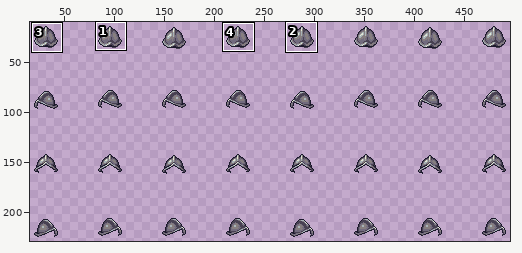
Sprite sheet, stored at Characters/Head Accessories/Helm 06 - Morion/Walk.png. The picture above shows the old version from afar; the outline marks the close-up.
Close-up. Before:
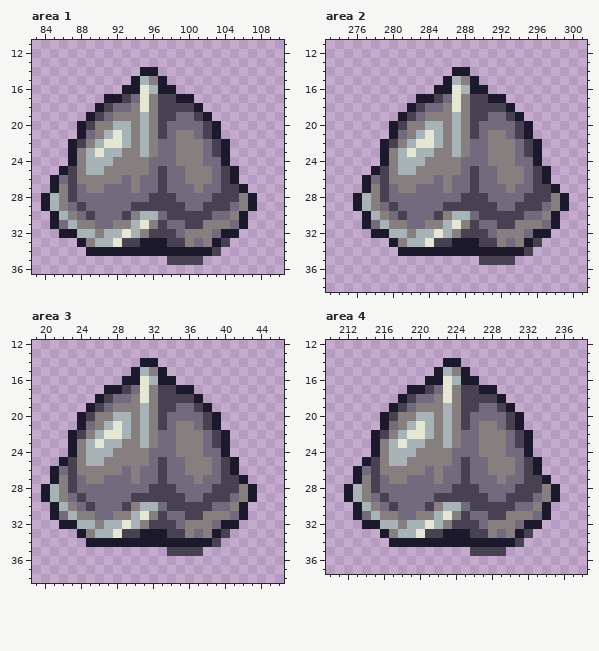
The file is 512x256 pixels. Shown: area 1: x 83..110, y 11..36; area 2: x 273..301, y 11..38; area 3: x 19..46, y 12..38; area 4: x 210..238, y 12..37. The wide view leaves out empty margins. The commit also changed other parts of the picture, which this record leaves out.
And afterwards:
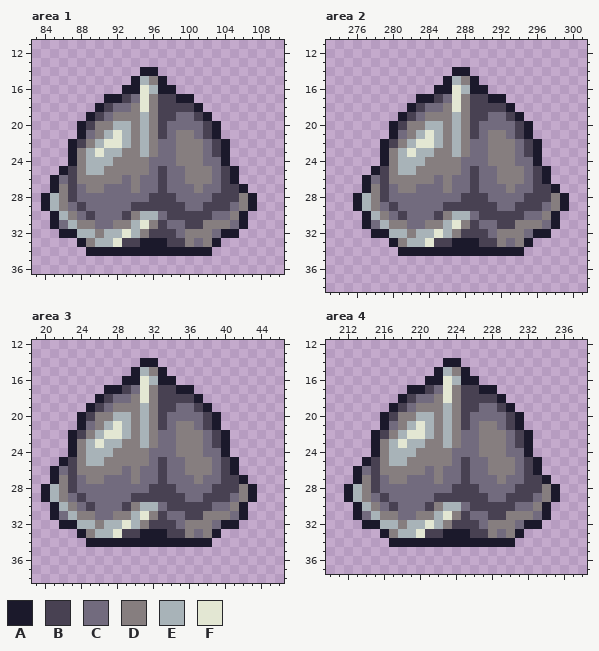
Palette (. is transparent): A #1b192b  B #484152  C #726b7e  D #867e7f  E #a8b3b8  F #e3e7d3
What changed:
{"where": "area 1"}
{"y":33,"x":104,"old":"B","new":"."}
{"y":34,"x":103,"old":"B","new":"."}
{"y":35,"x":98,"old":"BBBB","new":"...."}
{"where": "area 2"}
{"y":33,"x":296,"old":"B","new":"."}
{"y":34,"x":295,"old":"B","new":"."}
{"y":35,"x":290,"old":"BBBB","new":"...."}
{"where": "area 3"}
{"y":33,"x":40,"old":"B","new":"."}
{"y":34,"x":39,"old":"B","new":"."}
{"y":35,"x":34,"old":"BBBB","new":"...."}
{"where": "area 4"}
{"y":33,"x":232,"old":"B","new":"."}
{"y":34,"x":231,"old":"B","new":"."}
{"y":35,"x":226,"old":"BBBB","new":"...."}
{"label":"erased","picture_box":[167,238,230,265]}
{"label":"erased","picture_box":[479,238,542,265]}
{"label":"erased","picture_box":[167,529,230,556]}
{"label":"erased","picture_box":[470,529,533,556]}
